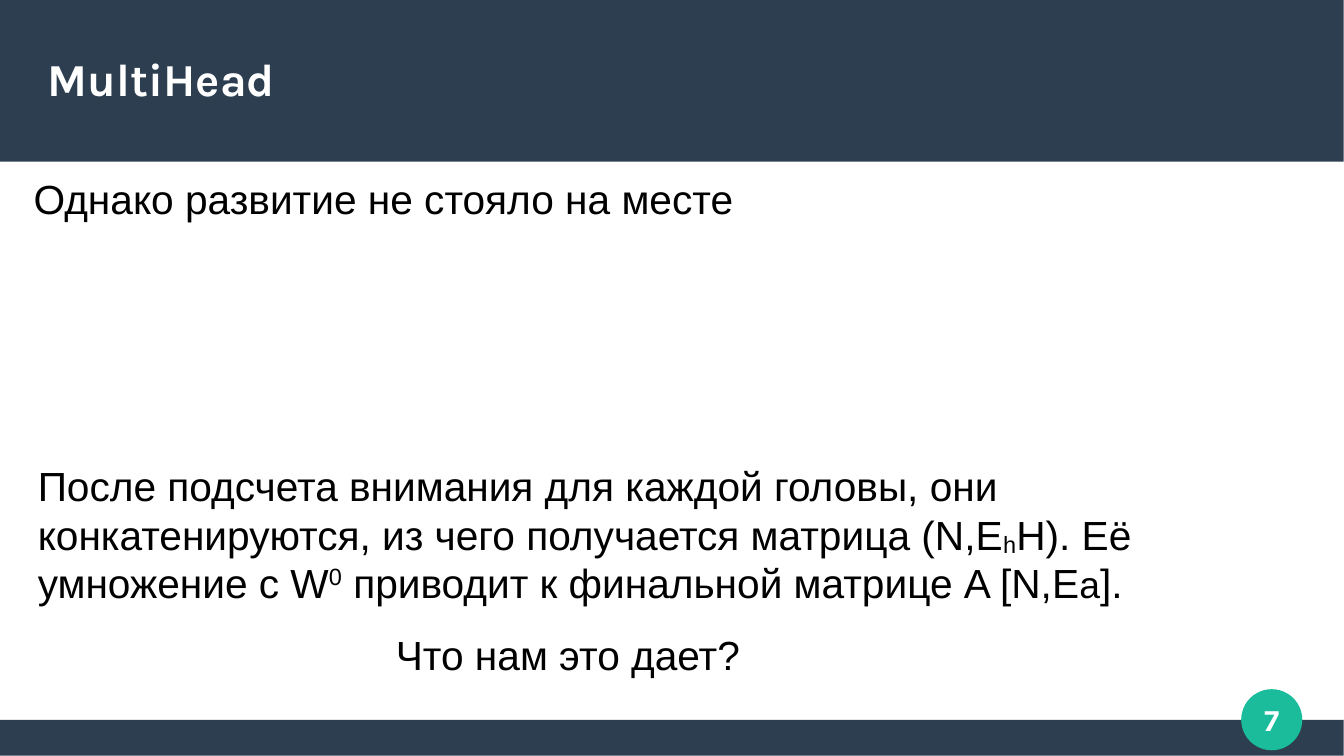
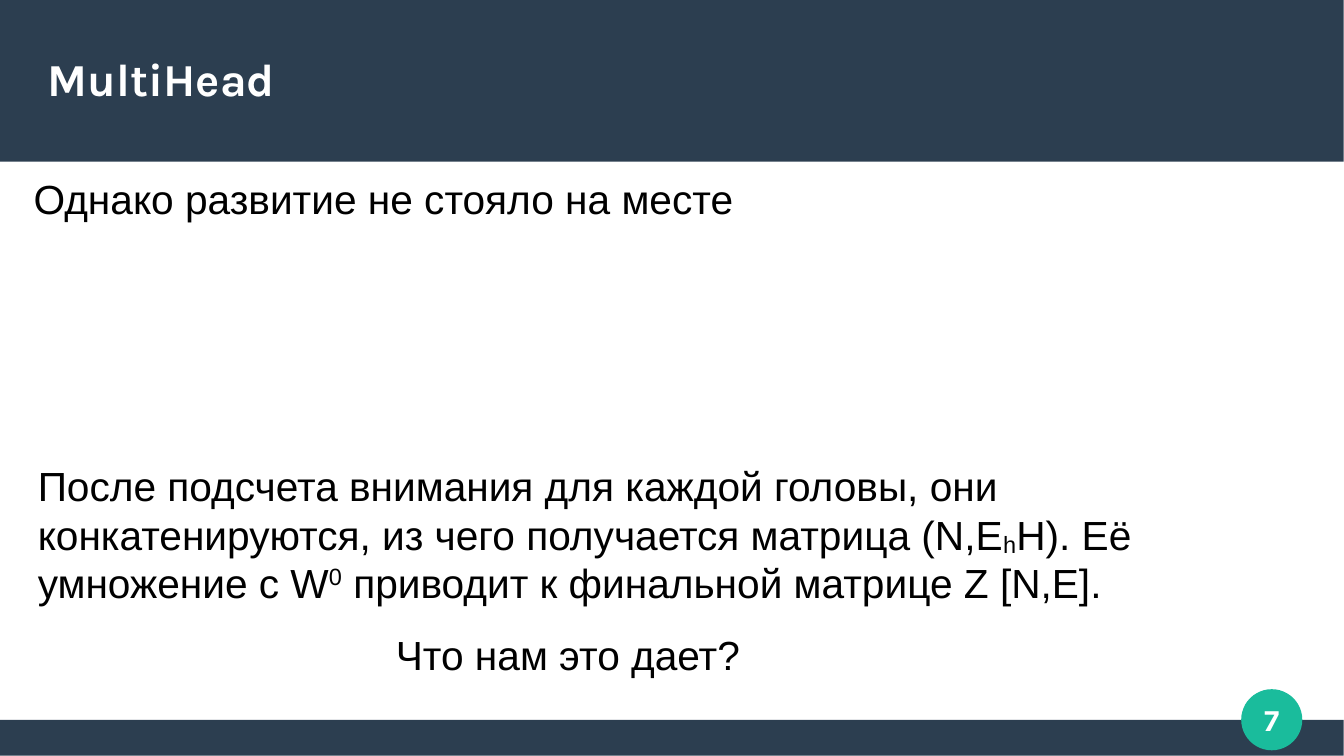
Before and after one commit to Zorinal/FilmBot, a slide deck: slide 7 of Трансфомеры.pptx. Drawn at 1344x756 pixels with LibreOffice and Linux fonts; fonts in the diff are those of the drawing. Boxes give left, top, right and bottom in pixels: in the first picture for what was removed or moved away, otherwise in the second. Text is boxed around its words. In the diff, an @@ line names an element or a change of style, - is before the commit and + after.

```diff
--- a/Трансфомеры.pptx
+++ b/Трансфомеры.pptx
@@ text at (38, 470, 1132, 606): text changed @@
-После подсчета внимания для каждой головы, они конкатенируются, из чего получается матрица (N,EhH). Её умножение с W0 приводит к финальной матрице A [N,Ea].
+После подсчета внимания для каждой головы, они конкатенируются, из чего получается матрица (N,EhH). Её умножение с W0 приводит к финальной матрице Z [N,E].
```
Also in this commit, not shown: 1 other slide changed, 4 slides added.
